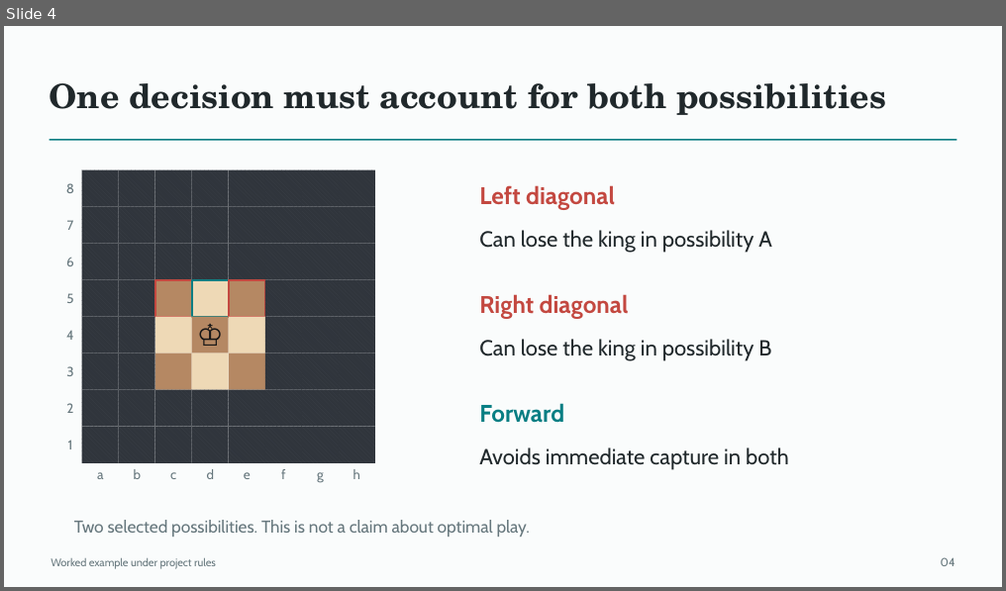
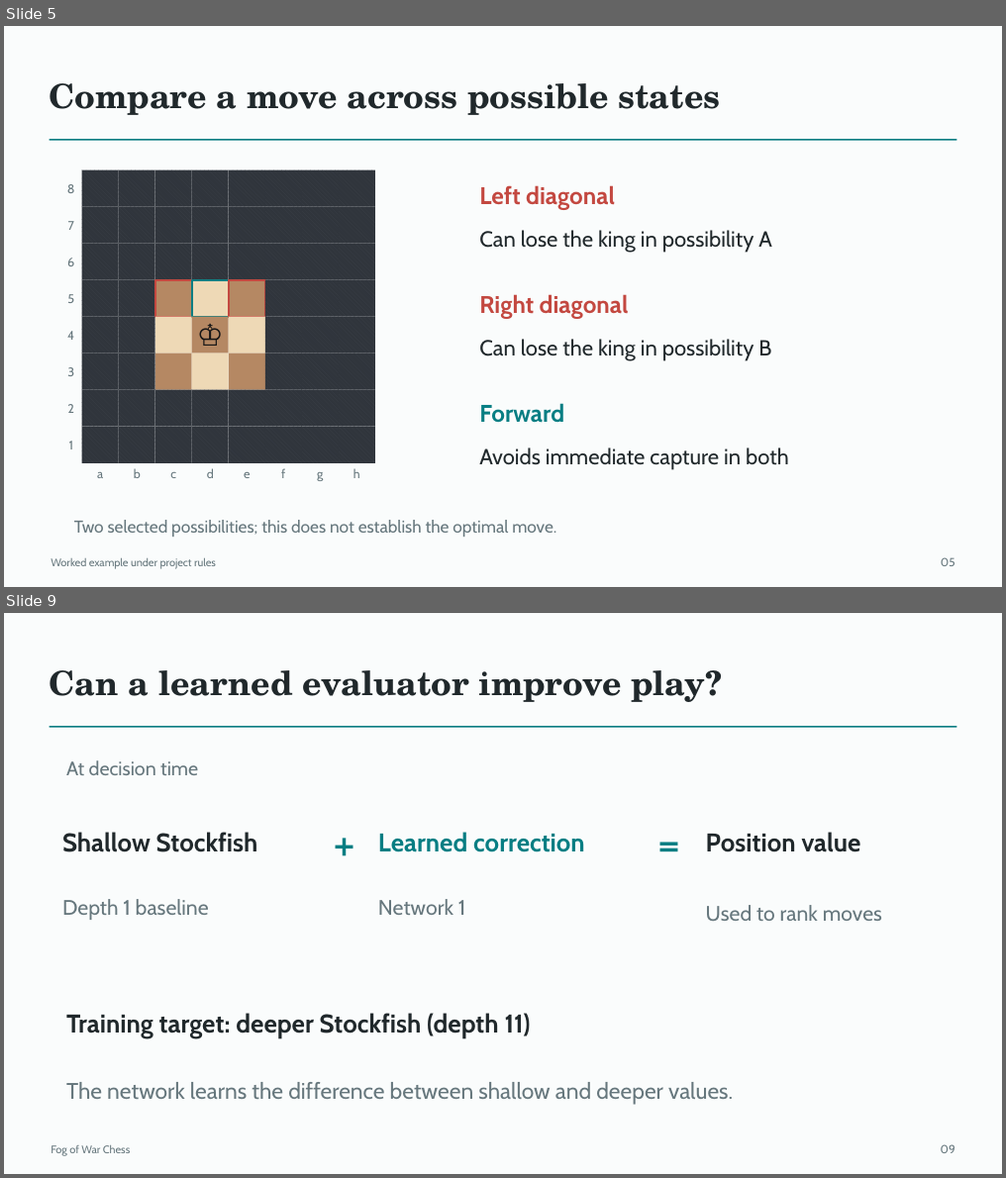
Before and after one commit to Mr-Teal/CS5446_project, a slide deck: docs/drafts/presentation-draft.pptx. Shown one above the other, each under a label of ours: slide 4 before the commit, slides 5 and 9 after it; the slides between them are not shown. The pictures are 1006x591 and 1006x1178 pixels, drawn with LibreOffice and Linux fonts; fonts in the diff are those of the drawing. Boxes give left, top, right and bottom in pixels: in the first picture for what was removed or moved away, otherwise in the second. Text is boxed around its words. In the diff, an @@ line names an element or a change of style, - is before the commit and + after.

```diff
--- a/docs/drafts/presentation-draft.pptx
+++ b/docs/drafts/presentation-draft.pptx
@@ slide 9 added at (4,613,1002,1174), background #FAFCFC @@
@@ text added at (50,670,722,702), 32.2 pt, text #20282B, bold @@
+Can a learned evaluator improve play?
@@ rectangle added at (49,726,956,728), fill #087E83 @@
@@ text added at (66,761,198,775), 18.8 pt, text #66777D @@
+At decision time
@@ text added at (320,817,370,868), 33 pt, text #087E83, bold @@
++
@@ text added at (645,817,694,868), 33 pt, text #087E83, bold @@
+=
@@ text added at (62,832,258,853), 24.8 pt, text #20282B, bold @@
+Shallow Stockfish
@@ text added at (378,832,585,853), 24.8 pt, text #087E83, bold @@
+Learned correction
@@ text added at (706,832,861,853), 24.8 pt, text #20282B, bold @@
+Position value
@@ text added at (62,899,209,920), 20.2 pt, text #66777D @@
+Depth 1 baseline
@@ text added at (378,899,466,915), 20.2 pt, text #66777D @@
+Network 1
@@ text added at (706,905,882,921), 20.2 pt, text #66777D @@
+Used to rank moves
@@ text added at (66,1013,531,1038), 24.8 pt, text #20282B, bold @@
+Training target: deeper Stockfish (depth 11)
@@ text added at (66,1082,733,1105), 21.8 pt, text #66777D @@
+The network learns the difference between shallow and deeper values.
@@ text added at (51,1146,130,1157), 10.5 pt, text #66777D @@
+Fog of War Chess
@@ text added at (941,1145,955,1154), 11.2 pt, text #66777D @@
+09
@@ what was slide 4 is now slide 5 @@
@@ slide 5 changed as well @@
@@ text at (50,83,721,115): text changed @@
-One decision must account for both possibilities
+Compare a move across possible states
@@ size 12.8 to 12 pt in 3 elements at (69,441,73,450), (317,472,323,481), (353,469,360,478) @@
@@ text at (74,520,556,537): text changed @@
-Two selected possibilities. This is not a claim about optimal play.
+Two selected possibilities; this does not establish the optimal move.
@@ text at (941,558,955,567): text changed @@
-04
+05
```
Also in this commit, not shown: 7 other slides changed, 7 other slides added, 5 slides removed, 3 other files.
